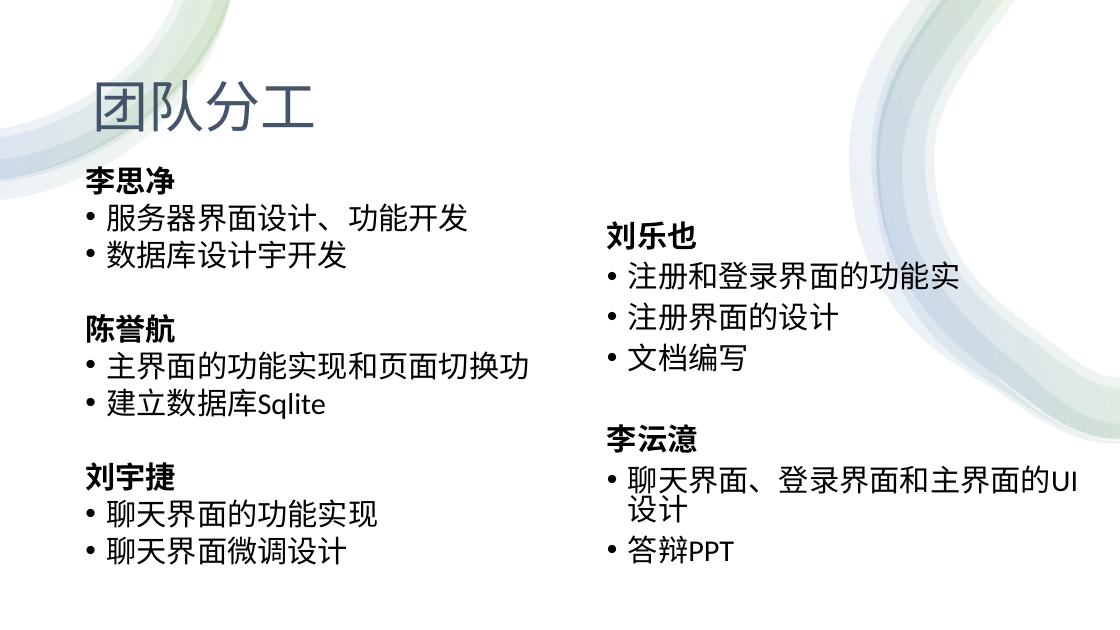
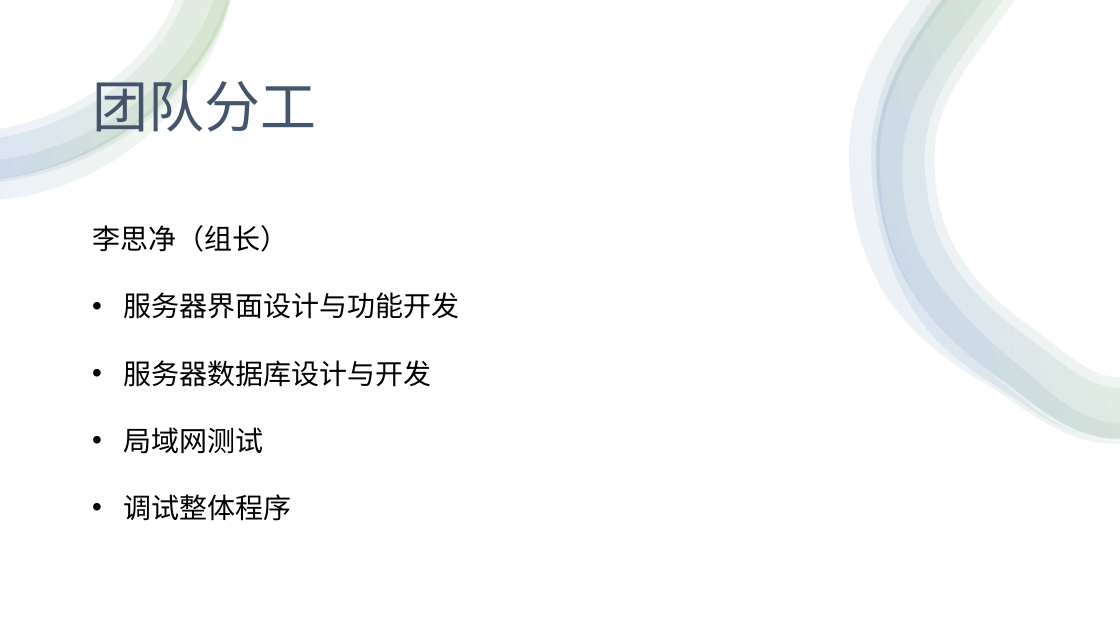
Before and after one commit to SeeChen/LCS_lanChatSoftware, a slide deck: slide 5 of LCS-实时通讯软件5组/LCS实时通讯软件.pptx. Drawn at 1120x630 pixels with LibreOffice and Linux fonts; fonts in the diff are those of the drawing. Boxes give left, top, right and bottom in pixels: in the first picture for what was removed or moved away, otherwise in the second. Text is boxed around its words. In the diff, an @@ line names an element or a change of style, - is before the commit and + after.

```diff
--- a/LCS-实时通讯软件5组/LCS实时通讯软件.pptx
+++ b/LCS-实时通讯软件5组/LCS实时通讯软件.pptx
@@ text removed at box(85, 166, 529, 565) @@
-李思净
-• 服务器界面设计、功能开发
-• 数据库设计宇开发
-陈誉航
-• 主界面的功能实现和页面切换功
-• 建立数据库Sqlite
-刘宇捷
-• 聊天界面的功能实现
-• 聊天界面微调设计
@@ text added at box(92, 225, 460, 521), 24 pt, text #000000 @@
+李思净（组长）
+• 服务器界面设计与功能开发
+• 服务器数据库设计与开发
+• 局域网测试
+• 调试整体程序
@@ text removed at box(607, 221, 1078, 564) @@
-刘乐也
-• 注册和登录界面的功能实
-• 注册界面的设计
-• 文档编写
-李沄澺
-• 聊天界面、登录界面和主界面的UI设计
-• 答辩PPT
```
Also in this commit, not shown: 4 other slides changed, 4 slides added, 1 other file.
